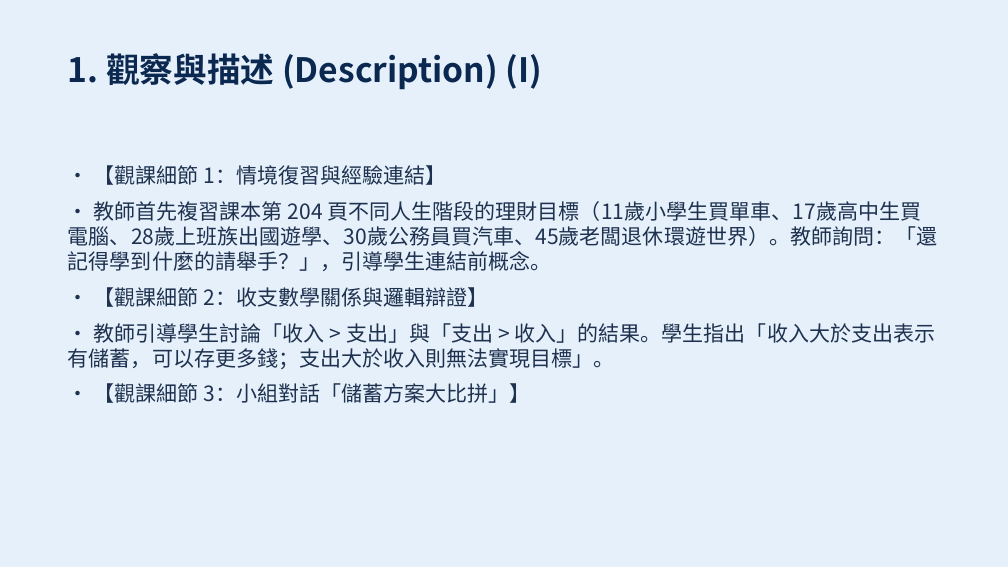
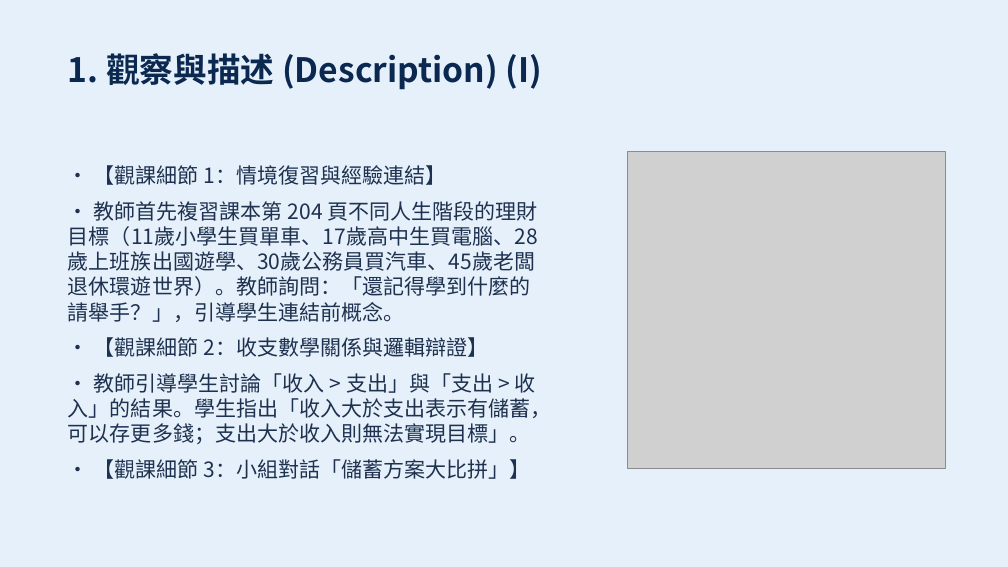
Before and after one commit to sspsapin5566/slc-5th-grade-social-study, a slide deck: slide 5 of output/slides.pptx. Drawn at 1008x567 pixels with LibreOffice and Linux fonts; fonts in the diff are those of the drawing; grey boxes stand for pictures. Boxes give left, top, right and bottom in pixels: in the first picture for what was removed or moved away, otherwise in the second. Text is boxed around its words. In the diff, an @@ line names an element or a change of style, - is before the commit and + after.

Commit message:
style: update Asian student illustration on cover and 3-card graphical diagram for SLC 3-level analysis on slide 5

```diff
--- a/output/slides.pptx
+++ b/output/slides.pptx
@@ text "• 【觀課細節 1：情境復習與經驗連結】" rewrapped from bbox=[68, 165, 938, 403] to bbox=[68, 165, 552, 479] @@
@@ picture added at bbox=[628, 151, 945, 469] @@
```
Also in this commit, not shown: 4 other files.
